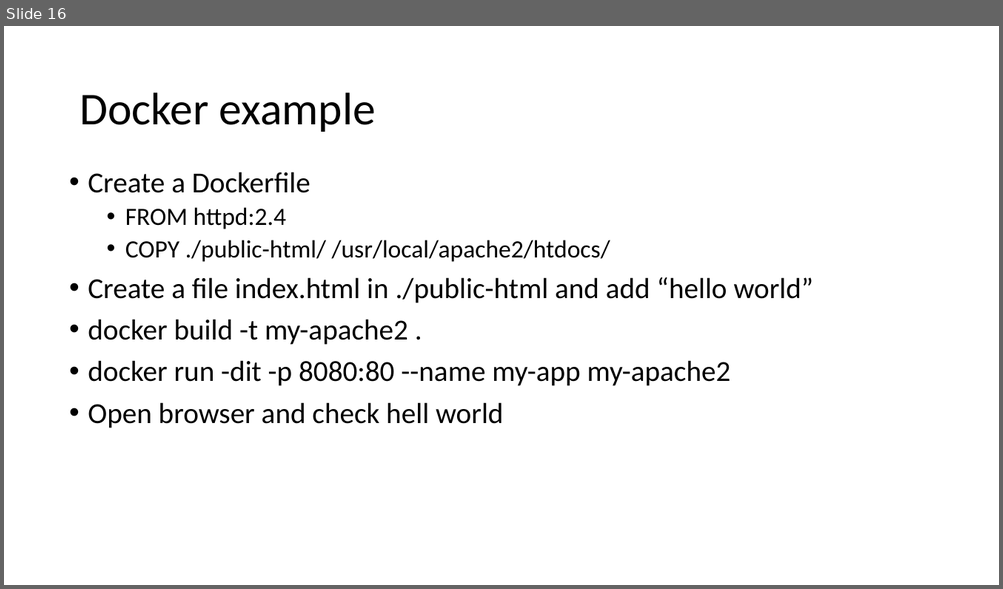
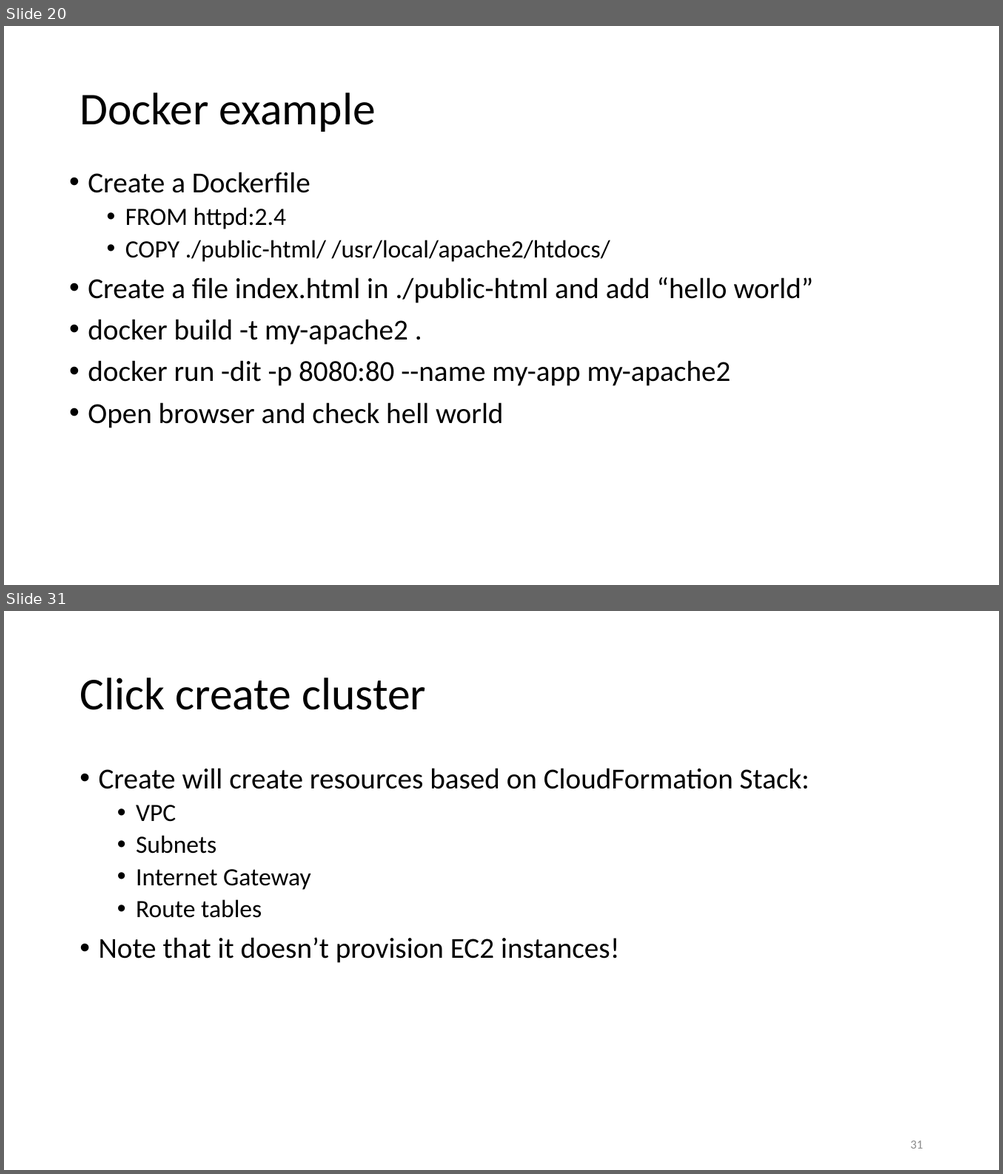
Before and after one commit to uwacsp/cits5503, a slide deck: Lectures/CITS5503Virtualisation.pptx. Shown one above the other, each under a label of ours: slide 16 before the commit, slides 20 and 31 after it; the slides between them are not shown. The pictures are 1003x589 and 1003x1174 pixels, drawn with LibreOffice and Linux fonts; fonts in the diff are those of the drawing. Boxes give left, top, right and bottom in pixels: in the first picture for what was removed or moved away, otherwise in the second. Text is boxed around its words. In the diff, an @@ line names an element or a change of style, - is before the commit and + after.

```diff
--- a/Lectures/CITS5503Virtualisation.pptx
+++ b/Lectures/CITS5503Virtualisation.pptx
@@ slide 31 added at (x1=4, y1=611, x2=999, y2=1170), background #FFFFFF @@
@@ title added at (x1=79, y1=678, x2=426, y2=710), 44 pt, text #000000 @@
+Click create cluster
@@ text added at (x1=99, y1=768, x2=809, y2=963), 28 pt, text #000000 @@
+• Create will create resources based on CloudFormation Stack:
+  • VPC
+  • Subnets
+  • Internet Gateway
+  • Route tables
+• Note that it doesn’t provision EC2 instances!
@@ page number added at (x1=910, y1=1141, x2=922, y2=1149), 12 pt, text #8C8C8C @@
+31
@@ what was slide 16 is now slide 20 @@
```
Also in this commit, not shown: 1 slide changed, 20 other slides added, 1 slide removed, 4 other files.
